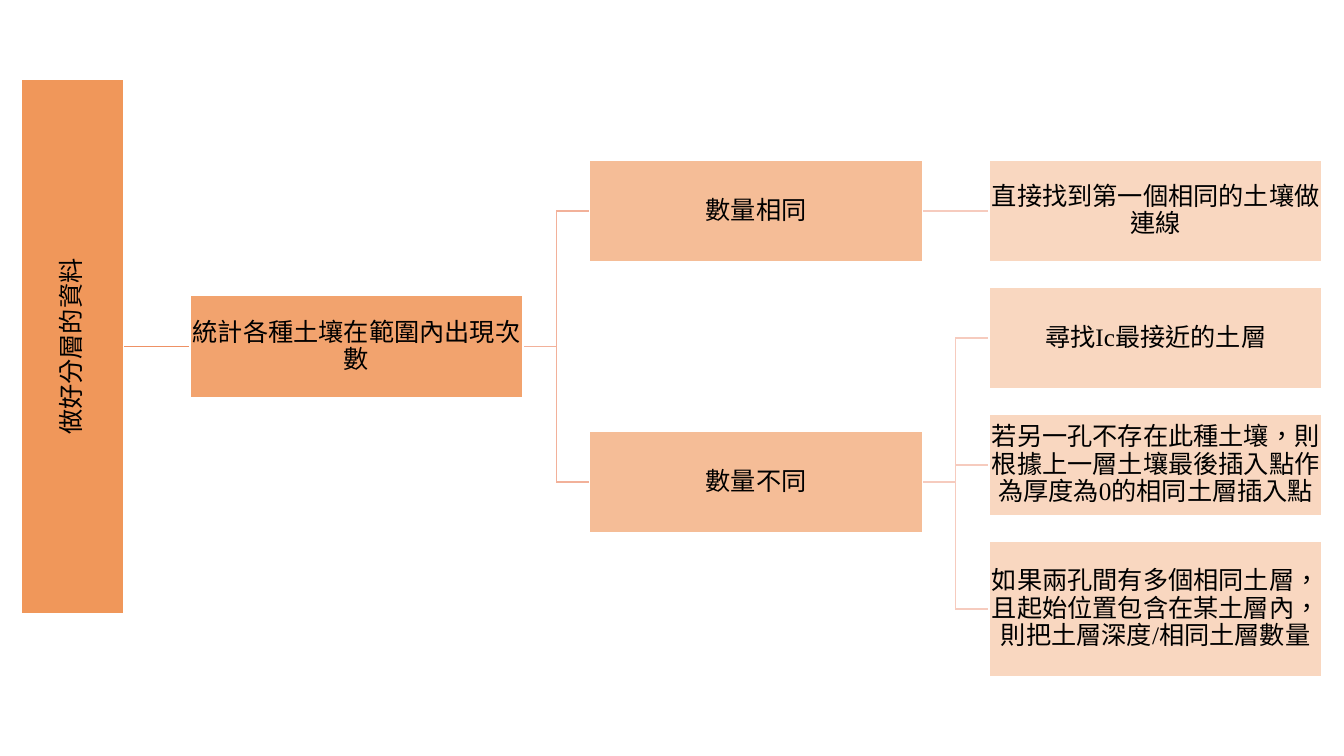
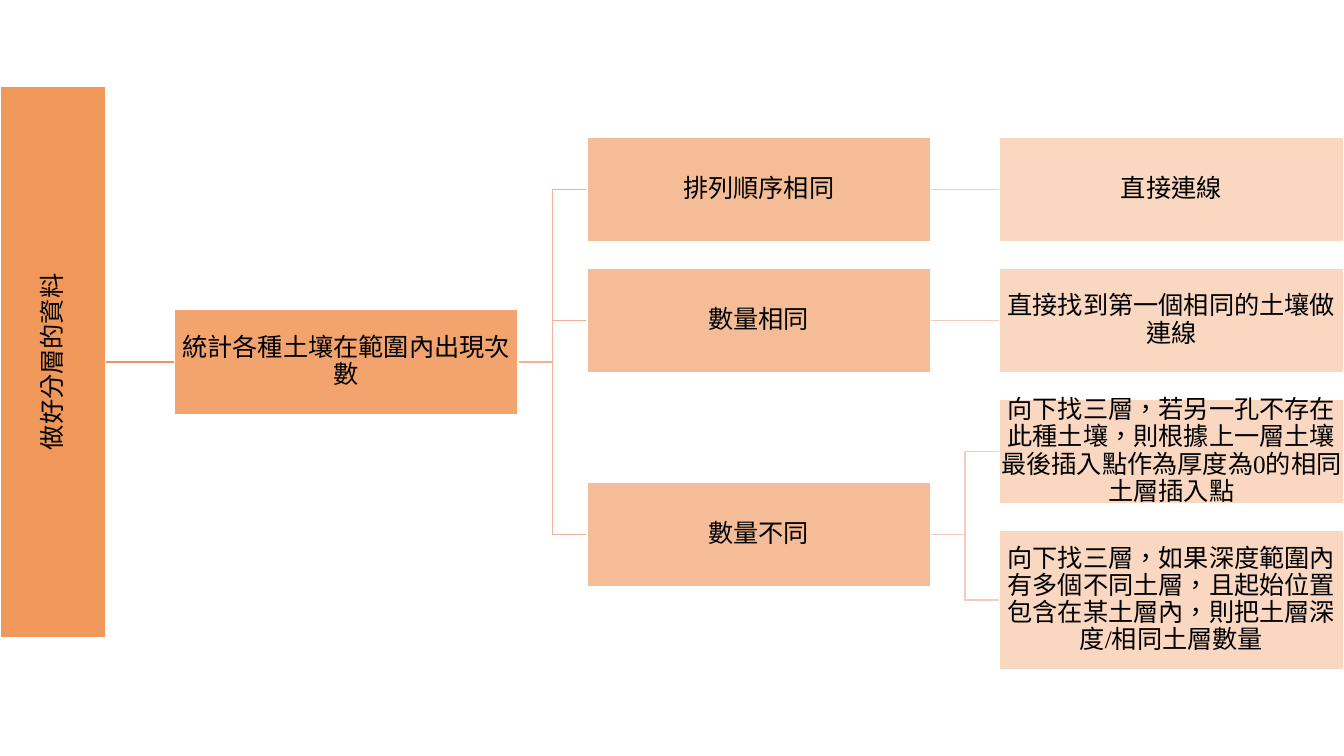
Before and after one commit to MengchunLin/CECI, a slide deck: slide 5 of 1008.pptx. Drawn at 1344x756 pixels with LibreOffice and Linux fonts; fonts in the diff are those of the drawing. Boxes give left, top, right and bottom in pixels: in the first picture for what was removed or moved away, otherwise in the second. Text is boxed around its words. In the diff, an @@ line names an element or a change of style, - is before the commit and + after.

```diff
--- a/1008.pptx
+++ b/1008.pptx
@@ text "做好分層的資料": place and size @@
-text "做好分層的資料" at [51, 275, 87, 429]
+text "做好分層的資料" at [32, 291, 68, 445]
@@ rectangle: place and size @@
-rectangle at [22, 79, 124, 614]
+rectangle at [1, 86, 105, 638]
@@ rectangle: place and size @@
-rectangle at [590, 160, 923, 262]
+rectangle at [587, 137, 931, 242]
@@ rectangle: place and size @@
-rectangle at [989, 160, 1322, 262]
+rectangle at [1000, 137, 1344, 242]
@@ freeform shape: place and size @@
-freeform shape at [523, 211, 590, 346]
+freeform shape at [518, 190, 587, 362]
@@ freeform shape: place and size @@
-freeform shape at [923, 206, 989, 216]
+freeform shape at [931, 185, 999, 195]
@@ text "數量相同": place and size @@
-text "數量相同" at [706, 197, 807, 221]
+text "數量相同" at [708, 306, 809, 330]
@@ group added at [518, 175, 1222, 373]: 2 texts, 1 freeform shape, 1 rectangle @@
+排列順序相同
+直接連線
@@ text "直接找到第一個相同的土壤做連線": place and size @@
-text "直接找到第一個相同的土壤做連線" at [992, 183, 1320, 234]
+text "直接找到第一個相同的土壤做連線" at [1008, 292, 1336, 344]
@@ rectangle: place and size @@
-rectangle at [989, 287, 1322, 389]
+rectangle at [1000, 268, 1344, 373]
@@ text "統計各種土壤在範圍內出現次數": place and size @@
-text "統計各種土壤在範圍內出現次數" at [193, 319, 521, 370]
+text "統計各種土壤在範圍內出現次數" at [182, 334, 510, 385]
@@ rectangle: place and size @@
-rectangle at [190, 295, 522, 397]
+rectangle at [174, 310, 518, 414]
@@ freeform shape: place and size @@
-freeform shape at [923, 338, 989, 482]
+freeform shape at [931, 316, 999, 326]
@@ text removed at [1045, 324, 1266, 348] @@
-尋找Ic最接近的土層
@@ freeform shape: place and size @@
-freeform shape at [123, 342, 190, 352]
+freeform shape at [106, 357, 174, 367]
@@ freeform shape: place and size @@
-freeform shape at [523, 347, 590, 482]
+freeform shape at [518, 362, 587, 534]
@@ rectangle: place and size @@
-rectangle at [989, 414, 1322, 516]
+rectangle at [1000, 399, 1344, 504]
@@ text at [1001, 393, 1341, 475]: text changed @@
-若另一孔不存在此種土壤，則根據上一層土壤最後插入點作為厚度為0的相同土層插入點
+向下找三層，若另一孔不存在此種土壤，則根據上一層土壤最後插入點作為厚度為0的相同土層插入點
@@ freeform shape: place and size @@
-freeform shape at [923, 465, 989, 482]
+freeform shape at [931, 452, 999, 534]
@@ text "數量不同": place and size @@
-text "數量不同" at [706, 468, 807, 492]
+text "數量不同" at [708, 520, 809, 544]
@@ rectangle: place and size @@
-rectangle at [590, 432, 923, 533]
+rectangle at [587, 482, 931, 587]
@@ freeform shape: place and size @@
-freeform shape at [923, 482, 989, 609]
+freeform shape at [931, 534, 999, 600]
@@ rectangle: place and size @@
-rectangle at [989, 541, 1322, 677]
+rectangle at [1000, 530, 1344, 670]
@@ text at [1008, 545, 1336, 650]: text changed @@
-如果兩孔間有多個相同土層，且起始位置包含在某土層內，則把土層深度/相同土層數量
+向下找三層，如果深度範圍內有多個不同土層，且起始位置包含在某土層內，則把土層深度/相同土層數量
```
